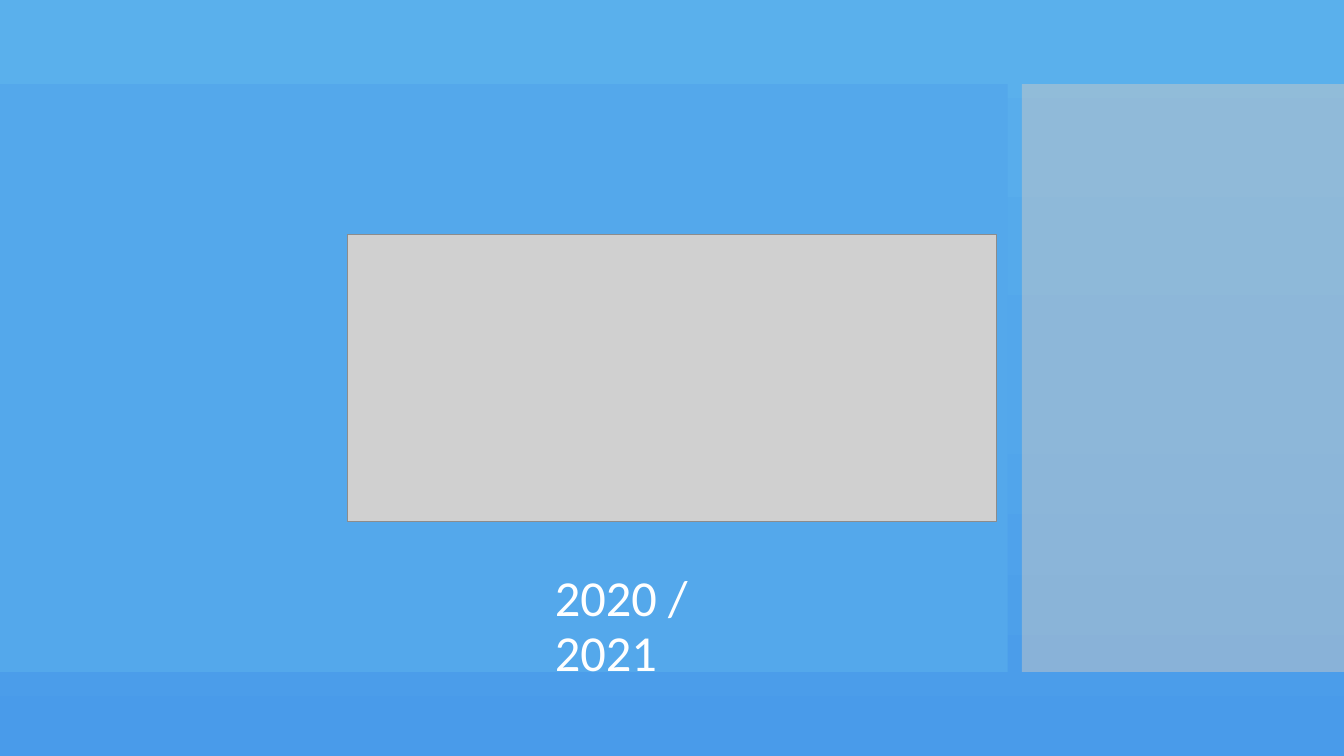
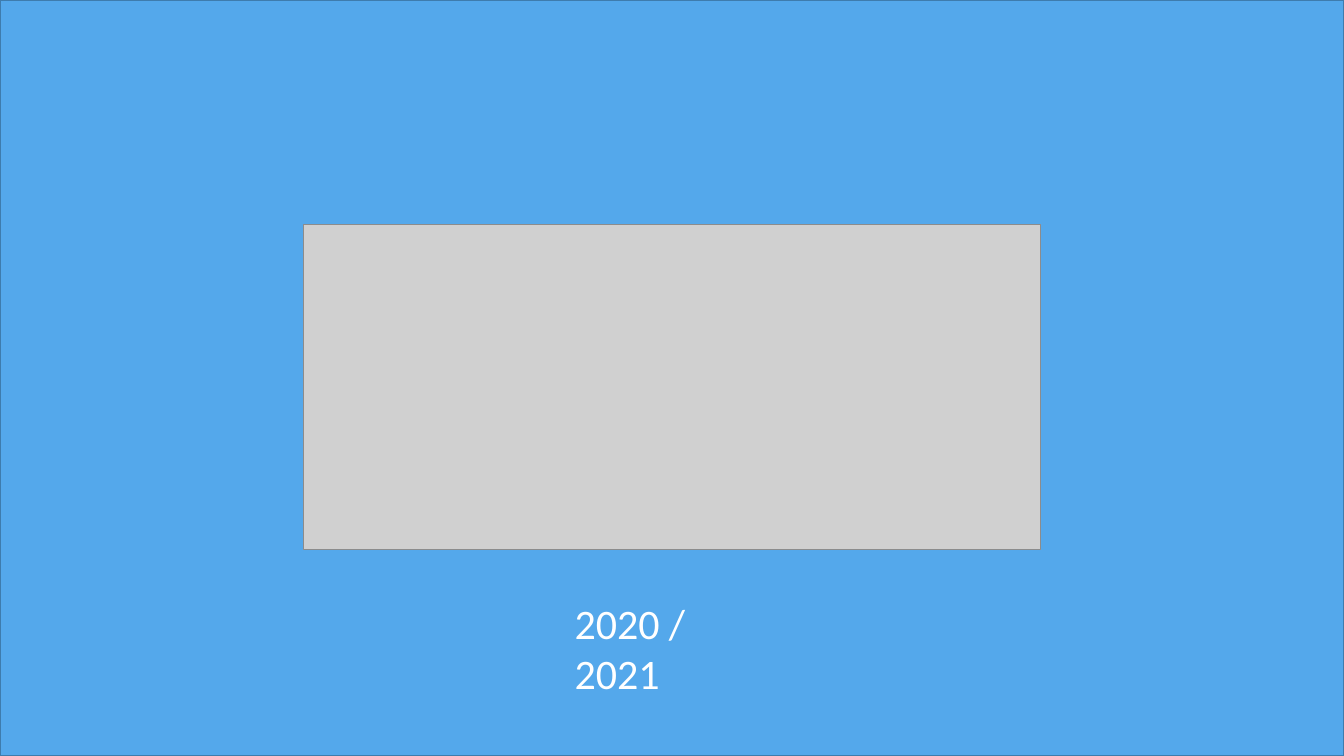
Before and after one commit to MoBoldi/VitaChi, a slide deck: slide 1 of powerpoint/VitaChi_Präs.pptx. Drawn at 1344x756 pixels with LibreOffice and Linux fonts; fonts in the diff are those of the drawing; grey boxes stand for pictures; background and template pictures are left out. Boxes give left, top, right and bottom in pixels: in the first picture for what was removed or moved away, otherwise in the second. Text is boxed around its words. In the diff, an @@ line names an element or a change of style, - is before the commit and + after.

Commit message:
Präsentation

```diff
--- a/powerpoint/VitaChi_Präs.pptx
+++ b/powerpoint/VitaChi_Präs.pptx
@@ rectangle added at <box>0,0,1344,756</box>, fill #54A8EB, outline #3E7CAE 0.85 pt @@
@@ picture: place and size @@
-picture at <box>348,235,997,521</box>
+picture at <box>303,225,1042,551</box>
@@ text "2020 / 2021": place and size @@
-text "2020 / 2021" at <box>555,583,657,672</box>
+text "2020 / 2021" at <box>575,612,660,690</box>
@@ text "2020 / 2021" at <box>575,612,660,690</box>: size 36 to 30 pt; line spacing 0.9 to 1; less space between paragraphs @@
```
